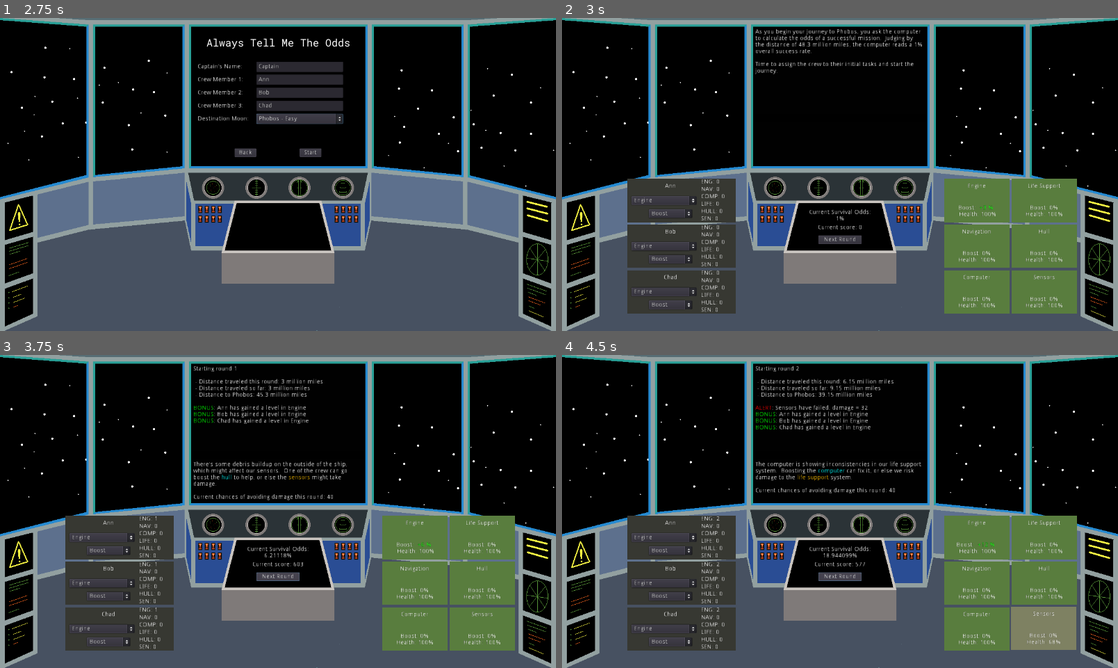
Above: before the commit, frames 1-4 (two rows, left to right).
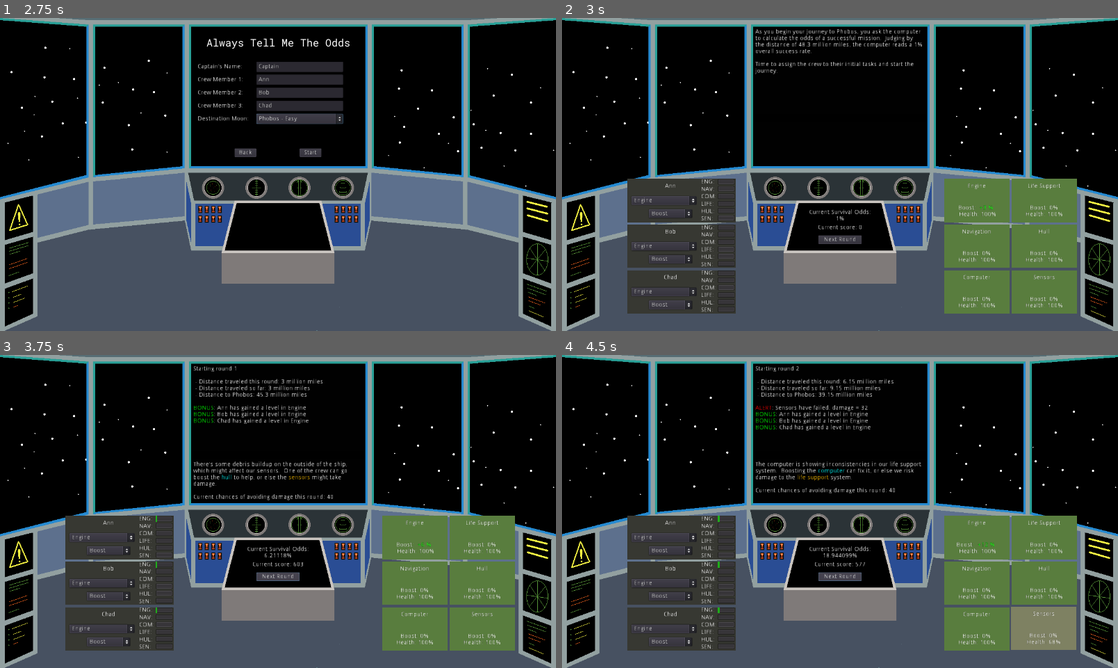
Above: after the commit, the same moments.

Repository: cparlette/alwaystellmetheodds
Game: Godot game, scene res://MainMenu.tscn
Same seed, same stepped clock (60 frames per second), same inputs: the game is played once before the commit and once after it.
Inputs:
- Up to frame 1 (2.75 s): click "New Game" at 0.5 s; click "Phobos - Easy" at 1.25 s; click "Phobos - Easy" at 2 s
- Up to frame 2 (3 s): click "Start" at 2.75 s
- Up to frame 3 (3.75 s): click "Next Round" at 3.5 s
- Up to frame 4 (4.5 s): click "Next Round" at 4.25 s

Frame 1 is identical in both runs. In frame 2, 0.2% of the frame differs, in the area x 27-31%, y 51-94%; in frame 3, 0.2%; in frame 4, 0.2%.
Error in both runs: Unable to iterate on object of type 'Nil'. (res://MainMenu.gd:79)

Commit message:
Switch to progress bars for XP instead of numbers

Diff:
--- a/Crew.gd
+++ b/Crew.gd
@@ -55,7 +55,14 @@
 	newCrewUItext += "LIFE: " + str(level[3]) + "\n"
 	newCrewUItext += "HULL: " + str(level[4]) + "\n"
 	newCrewUItext += "SEN: " + str(level[5]) + "\n"
-	$XPLevel.text = newCrewUItext
+	# uncomment this to display just numbers
+	#$XPLevel.text = newCrewUItext
+	$EngBar.value = level[0]
+	$NavBar.value = level[1]
+	$ComBar.value = level[2]
+	$LifeBar.value = level[3]
+	$HulBar.value = level[4]
+	$SenBar.value = level[5]
 
 func getLevel(moduleID):
 	return level[moduleID]
--- a/Crew.tscn
+++ b/Crew.tscn
@@ -1,6 +1,9 @@
-[gd_scene load_steps=2 format=2]
+[gd_scene load_steps=3 format=2]
 
 [ext_resource path="res://Crew.gd" type="Script" id=1]
+
+[sub_resource type="StyleBoxFlat" id=1]
+bg_color = Color( 0.12549, 0.682353, 0.109804, 1 )
 
 [node name="Crew" type="Control"]
 margin_right = 250.0
@@ -49,13 +52,72 @@
 
 [node name="XPLevel" type="Label" parent="."]
 margin_left = 170.0
-margin_right = 240.0
+margin_right = 209.0
 margin_bottom = 100.0
-text = "ENG: 0
-NAV: 0
-COMP: 0
-LIFE: 0
-HULL: 0
-SEN: 0"
+text = "ENG:
+NAV:
+COM:
+LIFE:
+HUL:
+SEN: "
+
+[node name="EngBar" type="ProgressBar" parent="."]
+margin_left = 208.0
+margin_right = 248.0
+margin_bottom = 14.0
+custom_styles/fg = SubResource( 1 )
+max_value = 12.0
+step = 1.0
+percent_visible = false
+
+[node name="NavBar" type="ProgressBar" parent="."]
+margin_left = 208.0
+margin_top = 16.0
+margin_right = 248.0
+margin_bottom = 30.0
+custom_styles/fg = SubResource( 1 )
+max_value = 12.0
+step = 1.0
+percent_visible = false
+
+[node name="ComBar" type="ProgressBar" parent="."]
+margin_left = 208.0
+margin_top = 33.0
+margin_right = 248.0
+margin_bottom = 47.0
+custom_styles/fg = SubResource( 1 )
+max_value = 12.0
+step = 1.0
+percent_visible = false
+
+[node name="LifeBar" type="ProgressBar" parent="."]
+margin_left = 208.0
+margin_top = 50.0
+margin_right = 248.0
+margin_bottom = 64.0
+custom_styles/fg = SubResource( 1 )
+max_value = 12.0
+step = 1.0
+percent_visible = false
+
+[node name="HulBar" type="ProgressBar" parent="."]
+margin_left = 208.0
+margin_top = 66.0
+margin_right = 248.0
+margin_bottom = 80.0
+custom_styles/fg = SubResource( 1 )
+max_value = 12.0
+step = 1.0
+percent_visible = false
+
+[node name="SenBar" type="ProgressBar" parent="."]
+margin_left = 208.0
+margin_top = 83.0
+margin_right = 248.0
+margin_bottom = 97.0
+custom_styles/fg = SubResource( 1 )
+max_value = 12.0
+step = 1.0
+percent_visible = false
 [connection signal="item_selected" from="ModuleOption" to="." method="_on_ModuleOption_item_selected"]
 [connection signal="item_selected" from="TaskOption" to="." method="_on_TaskOption_item_selected"]
